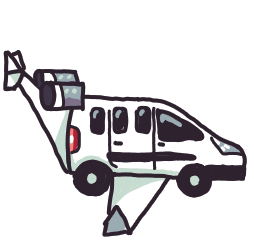
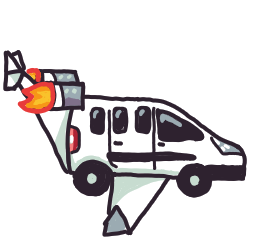
Layers edited between the first and the second 254 x 240 image:
pixels changed over [17,67,56,114] (layer not identified)
